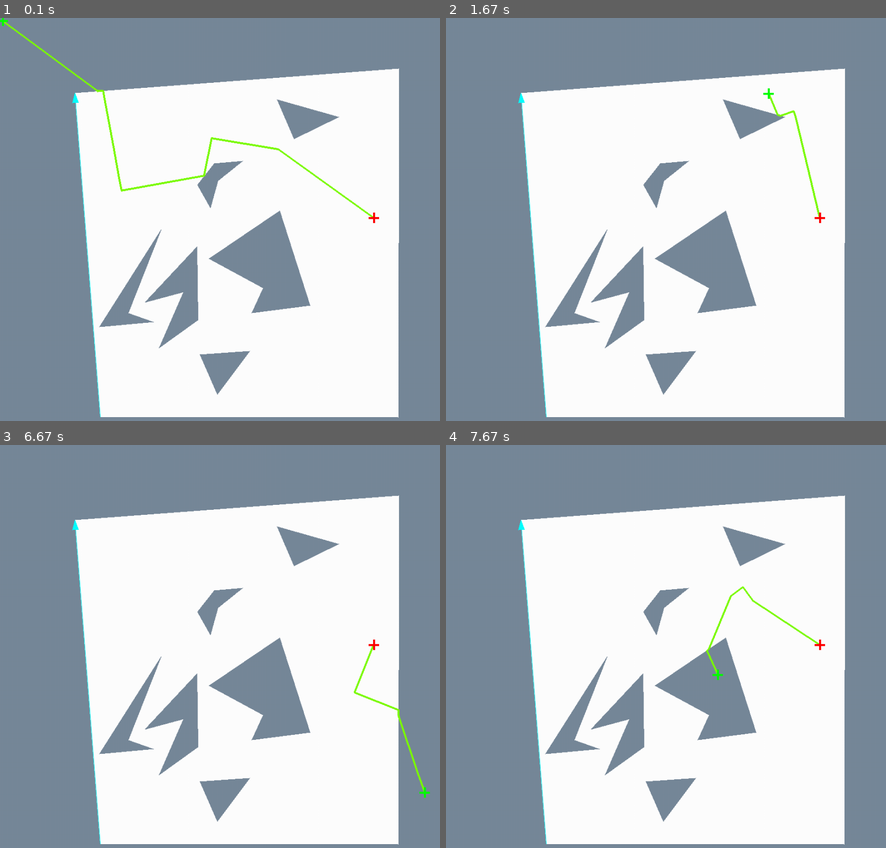
Above: before the commit, frames 1-4 (two rows, left to right).
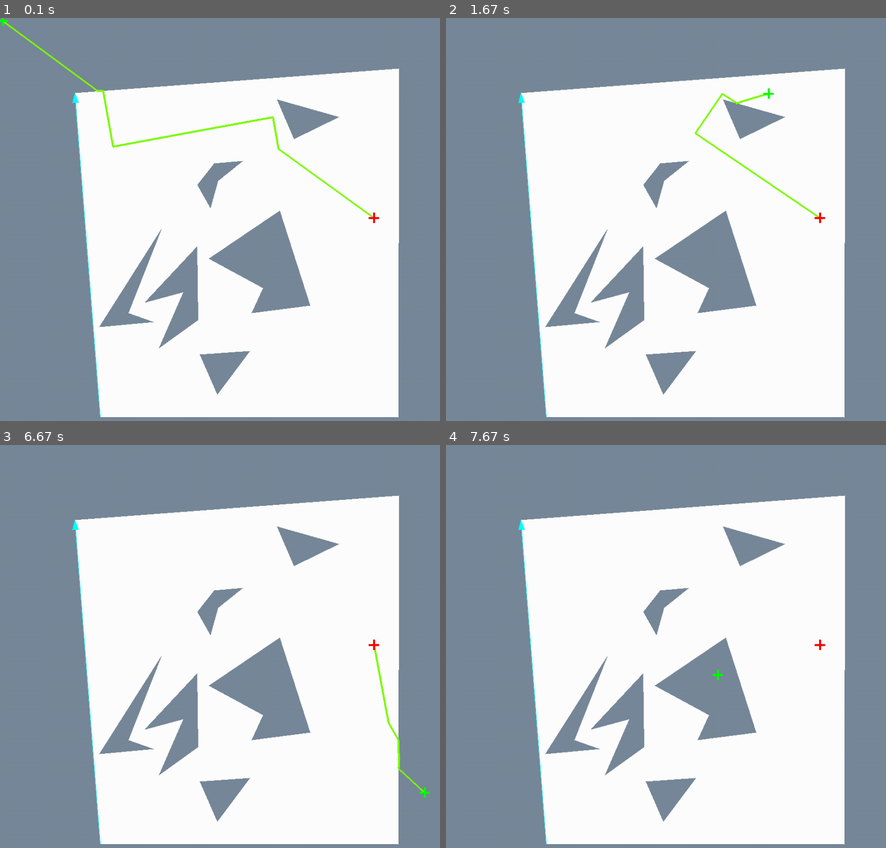
Above: after the commit, the same moments.

Repository: DoYouEvenStackSmash/planning-algorithms-exercises
Game: pygame game, started from src/ch5/random-dense-tree/rdt-demo.py
The game is run twice, just before and just after one commit, with the same random seed, the same clock (stepped at 60 frames per second) and the same inputs.
Inputs (mouse positions are in pixels of both pictures, inside the frame that each line leads up to):
- Up to frame 1 (0.1 s): no input
- Up to frame 2 (1.67 s): move the mouse to (674, 288) at 0.37 s; move the mouse to (573, 271) at 0.87 s; move the mouse to (767, 94) at 1.22 s
- Up to frame 3 (6.67 s): move the mouse to (259, 525) at 1.82 s; move the mouse to (255, 747) at 2.55 s; move the mouse to (378, 771) at 3.42 s; move the mouse to (378, 650) at 4.38 s; move the mouse to (431, 654) at 5.42 s; move the mouse to (422, 791) at 6.5 s
- Up to frame 4 (7.67 s): move the mouse to (718, 674) at 7.62 s

The runs differ from the first frame. In frame 1, 0.7% of the frame differs, in the area x 23-84%, y 22-50%; in frame 2, 0.5%; in frame 3, 0.4%; in frame 4, 0.2%.

Commit message:
added performance improvements to rdt

Diff:
--- a/src/ch5/random-dense-tree/helpers.py
+++ b/src/ch5/random-dense-tree/helpers.py
@@ -131,15 +131,18 @@
     for i, e in enumerate(edge_list):
         p1, p2 = vtx_list[e[0]].pt, vtx_list[e[1]].pt
         n = get_normal_pt((p1, p2), tpt)
-        if dist(n, p1) < dist(p1, p2) and dist(n, p2) < dist(p1, p2):
+        pdist = dist(p1, p2)
+        if dist(n, p1) < pdist and dist(n, p2) < pdist:
             d = dist(n, tpt)
             if d < min_edist:
                 min_edist = d
                 min_eidx = i
     # find the nearest vertex
-    dlist = np.array([dist(vtx_list[i].pt,tpt) for i in range(len(vtx_list))])
-    min_vidx = np.argmin(dlist)
-    min_vdist = dlist[min_vidx]
+
+    sortkey = lambda x: x[0]
+    dlist = sorted([(dist(vtx_list[i].pt,tpt),i) for i in range(len(vtx_list))], key = sortkey)
+    min_vidx = dlist[0][1]
+    min_vdist = dlist[min_vidx][0]
 
     # return the nearest feature
     if min_vdist < min_edist:
@@ -218,3 +221,20 @@
         y = rand_val() - 10
         pl.append((x, y))
     return pl
+
+def check_for_free_path(obs_edge_list, obs_vtx_list, origin_pt, target_pt):
+    """
+    Determines whether vector with origin, angle, of length distance is free of obstacles
+    Returns True/False
+    """
+    distkey = lambda x: x[0]
+    intersections = []
+    d, theta = mfn.car2pol(origin_pt, target_pt)
+    for i,e in enumerate(obs_edge_list):
+        print(e)
+        p1, p2, = obs_vtx_list[e[0]].pt, obs_vtx_list[e[1]].pt
+        if test_for_intersection(p1, p2, origin_pt, theta):
+            npt = get_normal_pt((p1,p2), origin_pt)
+            if dist(npt, origin_pt) < d:
+                return False
+    return True
--- a/src/ch5/random-dense-tree/rdt-demo.py
+++ b/src/ch5/random-dense-tree/rdt-demo.py
@@ -88,12 +88,18 @@
                     pafn.frame_draw_line(screen, (p1, p2), pafn.colors["red"])
             # compute the path between start and goal
             pth = get_path(build_inverted_tree(list(edge_set), 0), 0, len(vlist) - 1)
+
+
+
+            # for e in pth:
+
             for j, p in enumerate(pth):
                 pafn.frame_draw_bold_line(
                     screen, [vlist[p[0]].pt, vlist[p[1]].pt], pafn.colors["lawngreen"]
                 )
             return True
     return False
+
 
 
 get_adj_succ = lambda p: p.get_half_edge().get_next_half_edge().get_source_vertex()
@@ -132,7 +138,7 @@
             n = get_normal_pt((ovl[f2[0]].pt, ovl[f2[1]].pt), tpt)
         else:
             n = ovl[f2[0]].pt
-        if dist(tpt, n) < 3:
+        if dist(tpt, n) < 5:
             ips.remove(tpt)
     input_points = list(ips)
 
